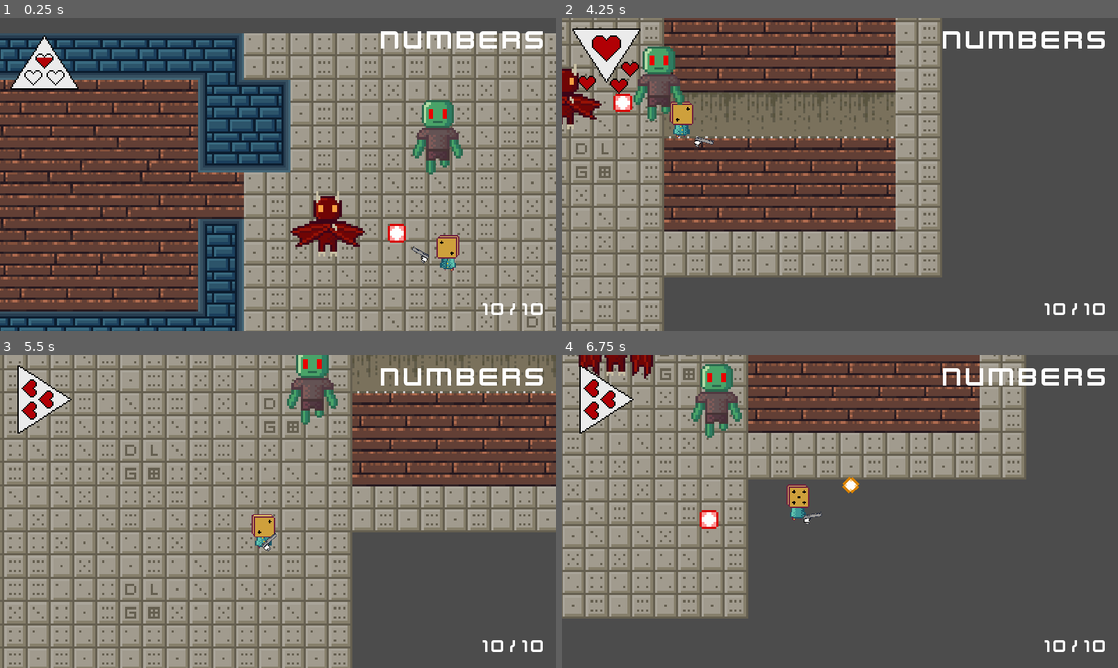
Above: before the commit, frames 1-4 (two rows, left to right).
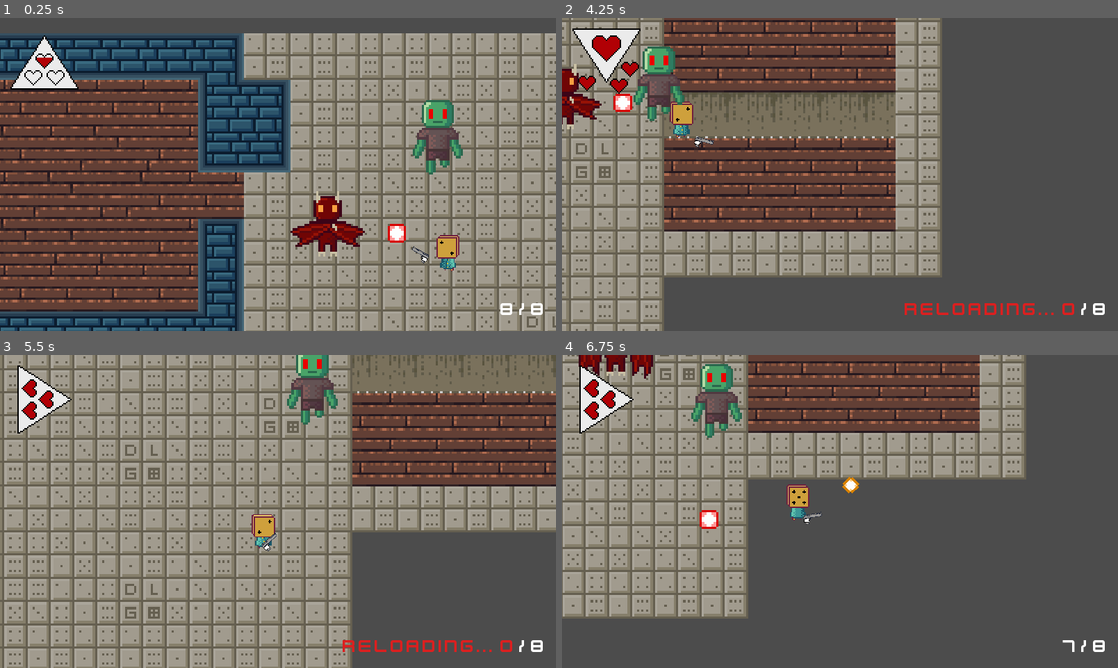
Above: after the commit, the same moments.

Repository: ygypt/gmtk2022
Game: Godot game, scene res://Levels/TemplateLevel.tscn
Same seed, same stepped clock (60 frames per second), same inputs: the game is played once before the commit and once after it.
Inputs (mouse positions are in pixels of both pictures, inside the frame that each line leads up to):
- Up to frame 1 (0.25 s): no input
- Up to frame 2 (4.25 s): move the mouse to (962, 158) at 0.52 s; hold D (move_right) 0.53-1.28 s; tap Space (dodge) at 0.6, 2.85 s; move the mouse to (728, 190) at 1.27 s; hold S (move_down) 1.28-2.03 s; tap F (interact) at 1.35, 3.6 s; move the mouse to (895, 105) at 2.02 s; press the mouse at (895, 105) at 2.03 s; hold D (move_right) 2.03-2.78 s; move the mouse to (812, 237) at 2.77 s; release the mouse at (812, 237) at 2.78 s; hold W (move_up) 2.78-3.53 s; move the mouse to (1006, 221) at 3.52 s; hold A (move_left) from 3.53 s (still down); tap R (reload) at 4.15 s
- Up to frame 3 (5.5 s): move the mouse to (111, 464) at 4.27 s; click (111, 464) at 4.35 s; move the mouse to (305, 511) at 5.02 s; release A (move_left) at 5.03 s; hold S (move_down) from 5.03 s (still down); tap Space (dodge) at 5.1 s
- Up to frame 4 (6.75 s): move the mouse to (756, 433) at 5.77 s; release S (move_down) at 5.78 s; hold D (move_right) 5.78-6.53 s; tap F (interact) at 5.85 s; move the mouse to (962, 495) at 6.52 s; press the mouse at (962, 495) at 6.53 s; hold W (move_up) from 6.53 s (still down)

The runs differ from the first frame. In frame 1, 1.0% of the frame differs, in the area x 68-98%, y 4-95%; in frame 2, 1.4%, in the area x 61-98%, y 4-95%; in frame 3, 1.4%; in frame 4, 0.9%.

Commit message:
GUI

Diff:
--- a/GUI/GUI.gd
+++ b/GUI/GUI.gd
@@ -14,6 +14,15 @@
 	var current_hp = player.health
 	var ammo_left = player. weapon.current_ammo
 	var ammo_total = player.weapon.total_ammo
+	$Control/HBoxContainer/AmmoLeftLabel.text= str(ammo_left)
+	$Control/HBoxContainer/AmmoTotalLabel.text= str(ammo_total)
+	if ammo_left < ammo_total*.5:
+		$Control/HBoxContainer/AmmoLeftLabel.add_color_override("font_color",Color("de2020")) #RED
+	else:
+		$Control/HBoxContainer/AmmoLeftLabel.add_color_override("font_color",Color("ffffff")) #WHITE
+	if not weaponheld.reload_timer.is_stopped():
+		$Control/HBoxContainer/AmmoLeftLabel.text= "Reloading... "+ str(0)
+		$Control/HBoxContainer/AmmoLeftLabel.add_color_override("font_color",Color("de2020"))
 	if (not ANIMS.is_playing()) && (current_hp >= 4):
 		ANIMS.play("HeathFourIdle")
 		print("TESTINGTESTING")
@@ -24,5 +33,7 @@
 		elif current_hp == 0: ANIMS.play_backwards("HealthStart")
 
 
+
+
 	#this happens last
 	old_hp = current_hp
--- a/GUI/GUI.tscn
+++ b/GUI/GUI.tscn
@@ -157,6 +157,7 @@
 margin_right = 36.0
 margin_bottom = 35.0
 grow_horizontal = 0
+custom_colors/font_color = Color( 0, 0, 0, 1 )
 custom_fonts/font = SubResource( 8 )
 text = "10"
 align = 1
@@ -185,6 +186,7 @@
 valign = 1
 
 [node name="ScoreDisp" type="Label" parent="Control"]
+visible = false
 anchor_right = 1.0
 anchor_bottom = 1.0
 margin_left = 771.0
